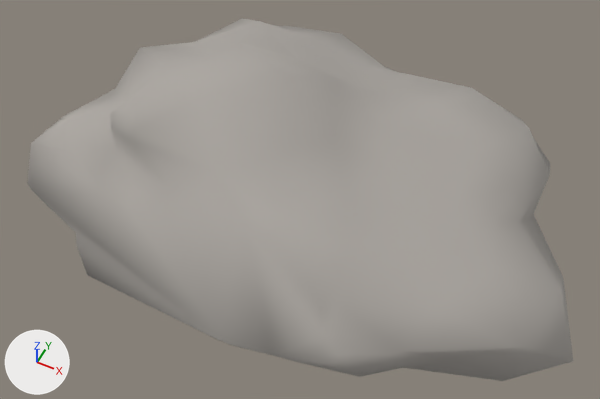
An edit to the glTF model prototype/assets/models/terrain/boulder_5.glb, drawn before and after from the same camera.
Before and after are seen from a 50 mm lens placed at (2.32, -4.41, 6.17), pointed at (0.19, -0.15, 0.84). Arrows for +X, +Y and +Z are at lower left; the lights stay in place. The older version comes first.

Objects in the first picture: 'boulder_5'.
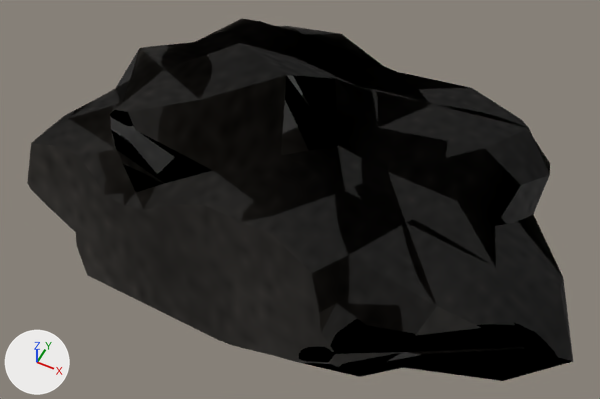
Pixel boxes [x1, y1, x2, y2] of what changed, in the pictures (600 x 399 px):
'boulder_5', surface changed (grey to black): [27, 18, 573, 381] in both

Edits to the bpy script that builds the scene:
```text
Add img_boulder_5_mat_rough:
    img_boulder_5_mat_rough = load_image('boulder_5_mat_rough', '_unpacked/boulder_5_mat_rough', 128, 128, 'Non-Color')
Add img_boulder_5_mat_albedo:
    img_boulder_5_mat_albedo = load_image('boulder_5_mat_albedo', '_unpacked/boulder_5_mat_albedo', 128, 128, 'sRGB')
Add img_boulder_5_mat_norm:
    img_boulder_5_mat_norm = load_image('boulder_5_mat_norm', '_unpacked/boulder_5_mat_norm', 128, 128, 'Non-Color')
Change mat_boulder_5_mat:
    remove # nodes: BsdfPrincipled, OutputMaterial
    remove # colours: grey #ada8a2
    nodes: BsdfPrincipled, Math, NormalMap, OutputMaterial, SeparateColor, TexImage x3
    uses the picture img_boulder_5_mat_albedo
    uses the picture img_boulder_5_mat_norm
    uses the picture img_boulder_5_mat_rough
Change me_boulder_5_mesh:
    where me_boulder_5_mesh.from_pydata(...)  # 191 vertices, 378 faces; spans x -2.03..2.68, y -1.62..1.9, z 0.0..2.03
    used by ob_boulder_5; location = (0.0, 0.0, 0.0)
    me_boulder_5_mesh part 1: texture (UV) coordinates changed
```
